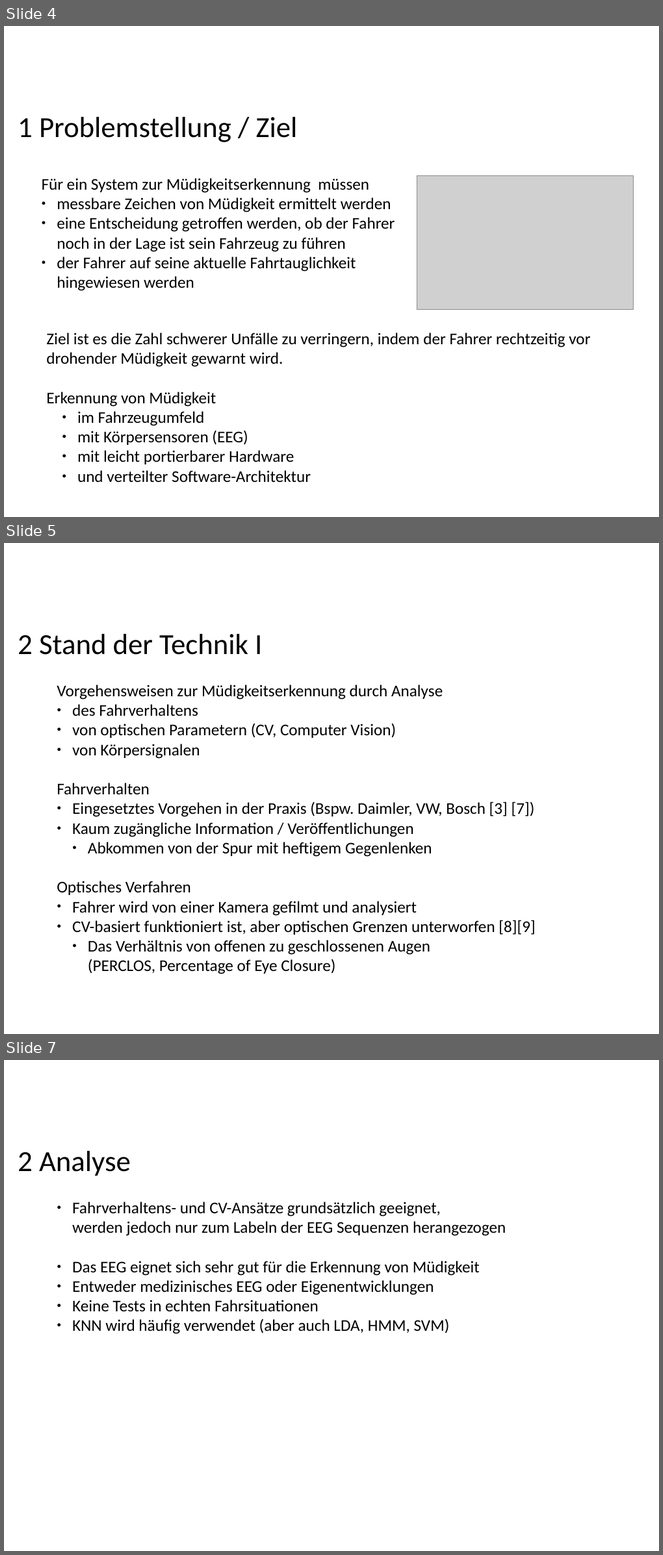
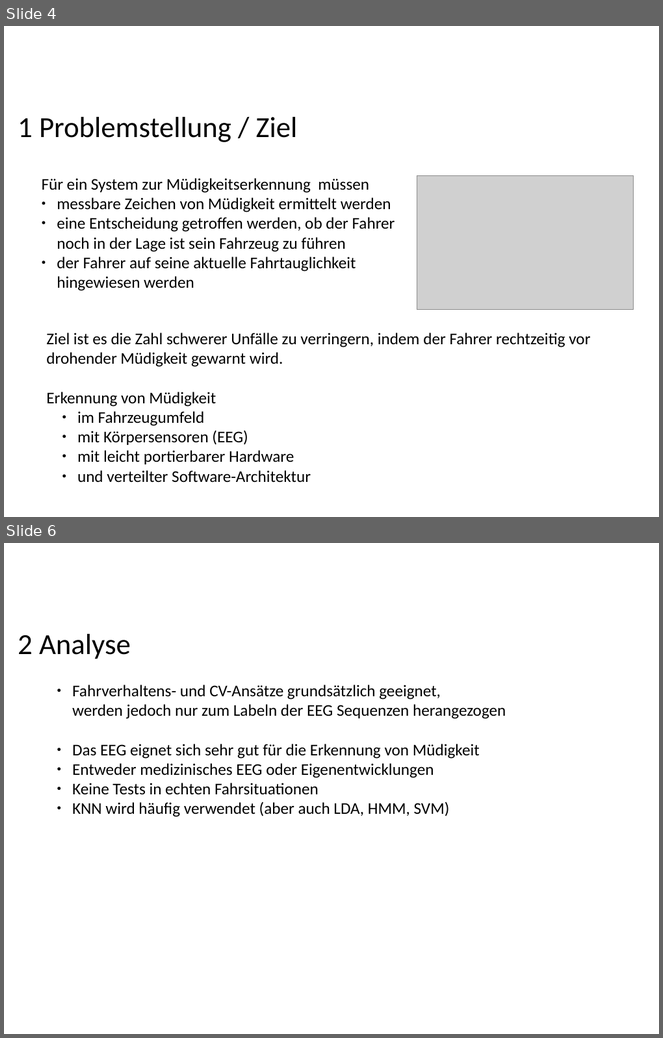
Before and after one commit to ppasler/current-adas, a slide deck: project/presentation/Praesentation_PoSDBoS_Pasler.odp. Shown one above the other, each under a label of ours: slides 4, 5 and 7 before the commit, slides 4 and 6 after it; the slides between them are not shown. The pictures are 663x1555 and 663x1038 pixels, drawn with LibreOffice and Linux fonts; fonts in the diff are those of the drawing; grey boxes stand for pictures; background and template pictures are left out. Boxes give left, top, right and bottom in pixels: in the first picture for what was removed or moved away, otherwise in the second. Text is boxed around its words. In the diff, an @@ line names an element or a change of style, - is before the commit and + after.

```diff
--- a/project/presentation/Praesentation_PoSDBoS_Pasler.odp
+++ b/project/presentation/Praesentation_PoSDBoS_Pasler.odp
@@ slide 5 removed at [4,543,659,1034], background #FFFFFF @@
@@ text removed at [18,634,262,655] @@
-2 Stand der Technik I
@@ text removed at [57,685,535,975] @@
-Vorgehensweisen zur Müdigkeitserkennung durch Analyse
-● des Fahrverhaltens
-● von optischen Parametern (CV, Computer Vision)
-● von Körpersignalen
-Fahrverhalten
-● Eingesetztes Vorgehen in der Praxis (Bspw. Daimler, VW, Bosch [3] [7])
-● Kaum zugängliche Information / Veröffentlichungen
-  ● Abkommen von der Spur mit heftigem Gegenlenken
-Optisches Verfahren
-● Fahrer wird von einer Kamera gefilmt und analysiert
-● CV-basiert funktioniert ist, aber optischen Grenzen unterworfen [8][9]
-  ● Das Verhältnis von offenen zu geschlossenen Augen
-    (PERCLOS, Percentage of Eye Closure)
@@ what was slide 7 is now slide 6 @@
```
Also in this commit, not shown: 5 slides changed, 4 slides added, 4 other slides removed, 11 other files.
